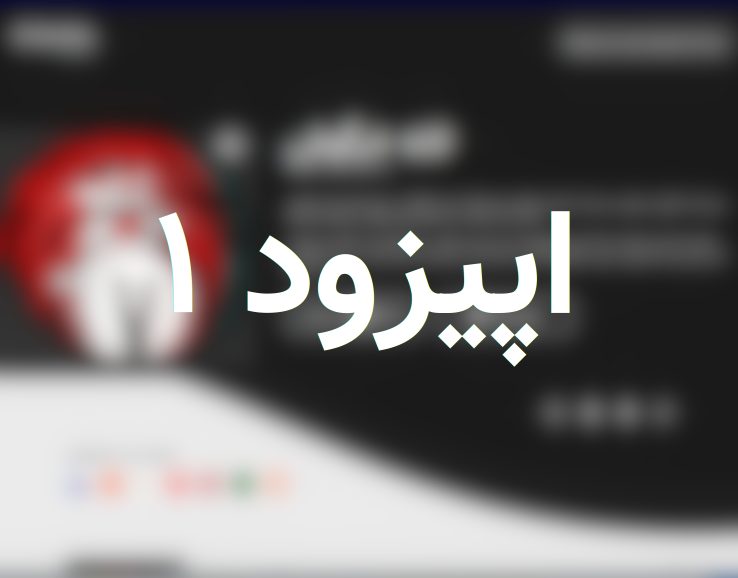
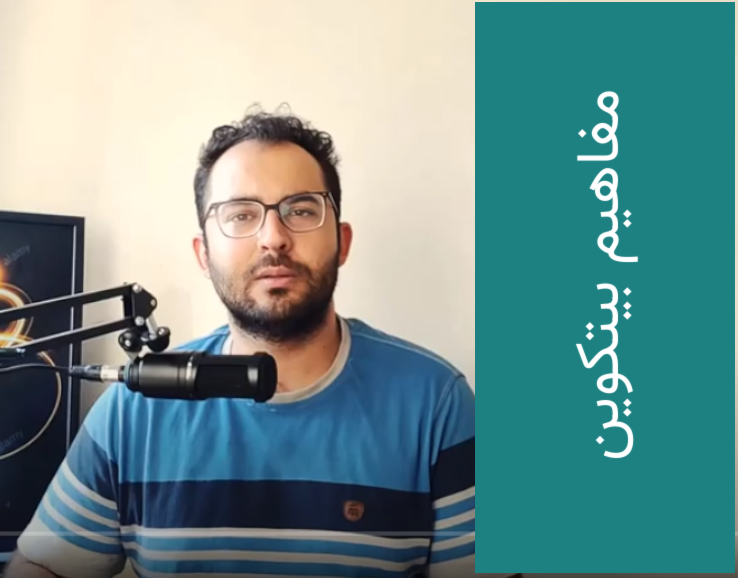
Comparing the layer stacks of the two w=738, h=578 images. Changes:
hid "اپیزود 1" over [158, 211, 570, 367]
added layer "مفاهیم بیتکوین" above "Layer" over [575, 90, 639, 459]
added layer "Layer" above "Pasted Layer" over [475, 2, 735, 573]
added layer "Pasted Layer" above "cover.jpg" over [0, 0, 738, 578]
